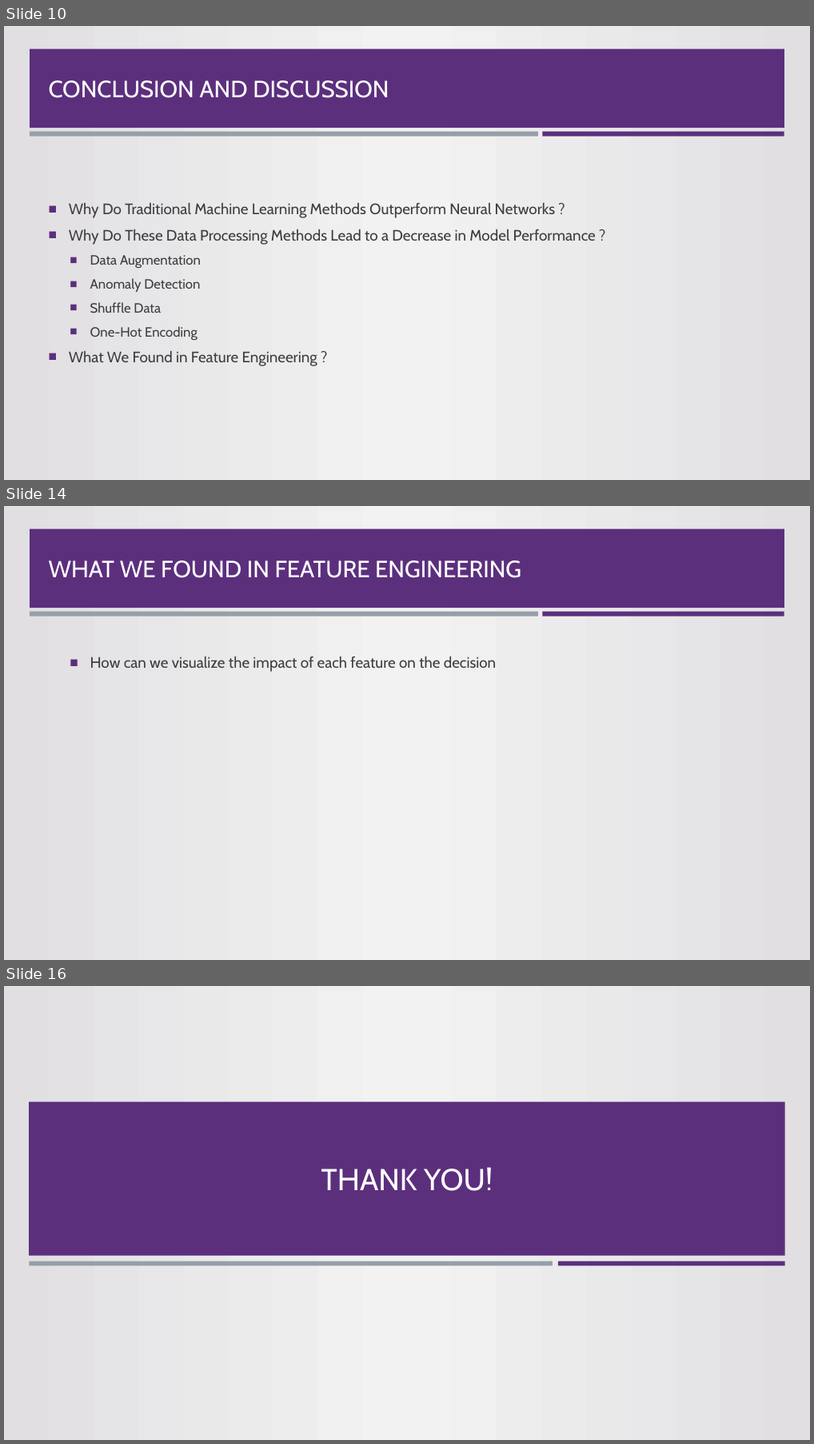
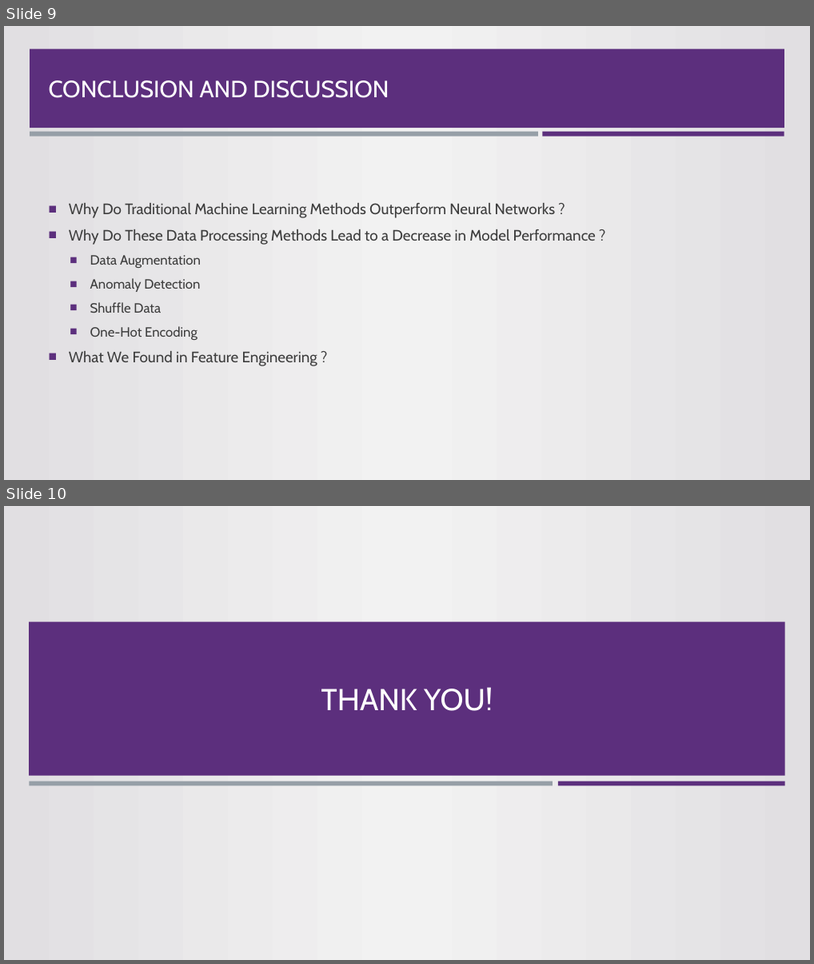
Before and after one commit to sunyrain/MLTask, a slide deck: Presentation.pptx. Shown one above the other, each under a label of ours: slides 10, 14 and 16 before the commit, slides 9 and 10 after it; the slides between them are not shown. The pictures are 814x1444 and 814x964 pixels, drawn with LibreOffice and Linux fonts; fonts in the diff are those of the drawing; background and template pictures are left out. Boxes give left, top, right and bottom in pixels: in the first picture for what was removed or moved away, otherwise in the second. Text is boxed around its words. In the diff, an @@ line names an element or a change of style, - is before the commit and + after.

```diff
--- a/Presentation.pptx
+++ b/Presentation.pptx
@@ slide 14 removed at [4, 506, 810, 960], background gradient #E1DFE2 to #F2F2F2; not listed: 3 template elements that a slide beside it also shows @@
@@ title removed at [49, 560, 522, 578] @@
-WHAT WE FOUND IN FEATURE ENGINEERING
@@ text removed at [90, 656, 497, 672] @@
-  ■ How can we visualize the impact of each feature on the decision
@@ what was slide 10 is now slide 9 @@
@@ what was slide 16 is now slide 10 @@
```
Also in this commit, not shown: 3 slides changed, 1 slide added, 6 other slides removed.
